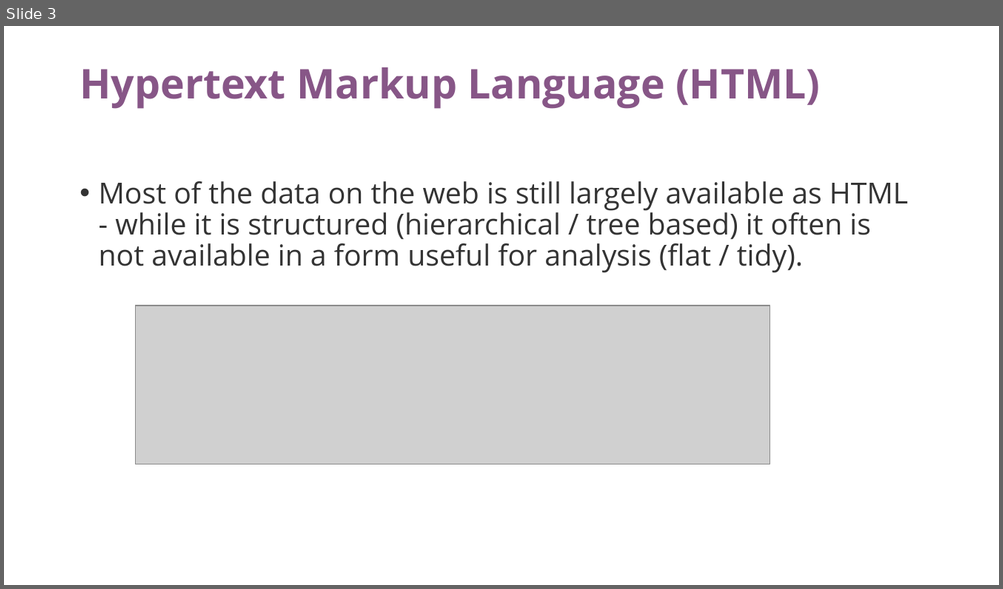
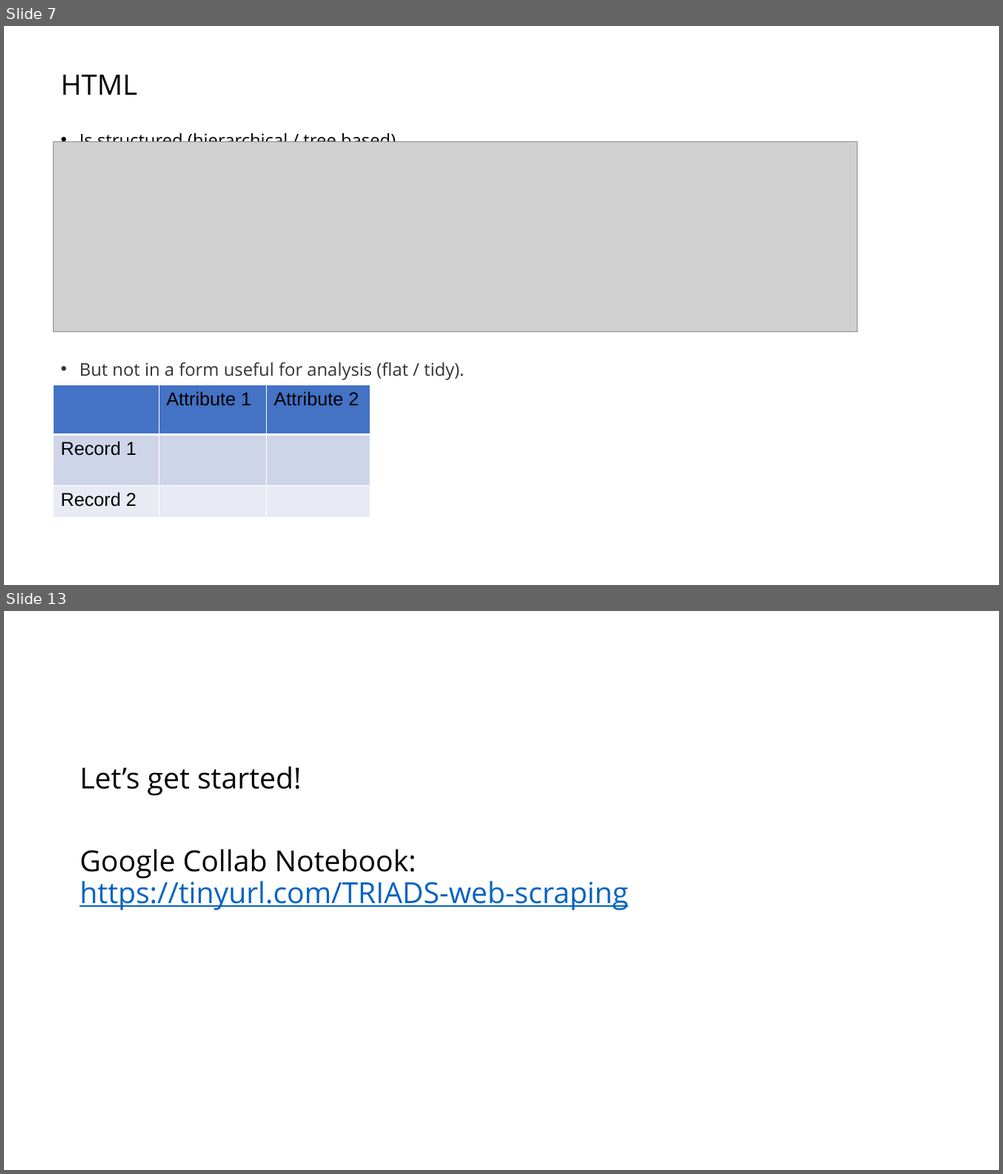
Before and after one commit to IshitaGopal/TRIADS_workshops, a slide deck: intro_to_web_scraping/intro_web_scraping_python.pptx. Shown one above the other, each under a label of ours: slide 3 before the commit, slides 7 and 13 after it; the slides between them are not shown. The pictures are 1003x589 and 1003x1174 pixels, drawn with LibreOffice and Linux fonts; fonts in the diff are those of the drawing; grey boxes stand for pictures. Boxes give left, top, right and bottom in pixels: in the first picture for what was removed or moved away, otherwise in the second. Text is boxed around its words. In the diff, an @@ line names an element or a change of style, - is before the commit and + after.

```diff
--- a/intro_to_web_scraping/intro_web_scraping_python.pptx
+++ b/intro_to_web_scraping/intro_web_scraping_python.pptx
@@ slide 13 added at <box>4,611,999,1170</box>, background #FFFFFF @@
@@ text added at <box>79,766,628,911</box>, 28 pt, text #0563C1, underline @@
+Let’s get started!
+Google Collab Notebook:
+https://tinyurl.com/TRIADS-web-scraping
@@ what was slide 3 is now slide 7 @@
@@ slide 7 changed as well @@
@@ title removed at <box>79,67,819,109</box> @@
-Hypertext Markup Language (HTML)
@@ text at <box>61,74,464,380</box>: text changed; size 28 to 17 pt @@
-• Most of the data on the web is still largely available as HTML - while it is structured (hierarchical / tree based) it often is not available in a form useful for analysis (flat / tidy).
+HTML
+• Is structured (hierarchical / tree based)
+• But not in a form useful for analysis (flat / tidy).
@@ picture: place and size @@
-picture at <box>135,306,769,465</box>
+picture at <box>54,141,856,332</box>
@@ table added at <box>54,386,370,520</box>, 3 rows, 3 columns @@
+ | Attribute 1 | Attribute 2
+Record 1 |  | 
+Record 2 |  | 
```
Also in this commit, not shown: 3 other slides changed, 9 other slides added, 3 slides removed, 26 other files.
